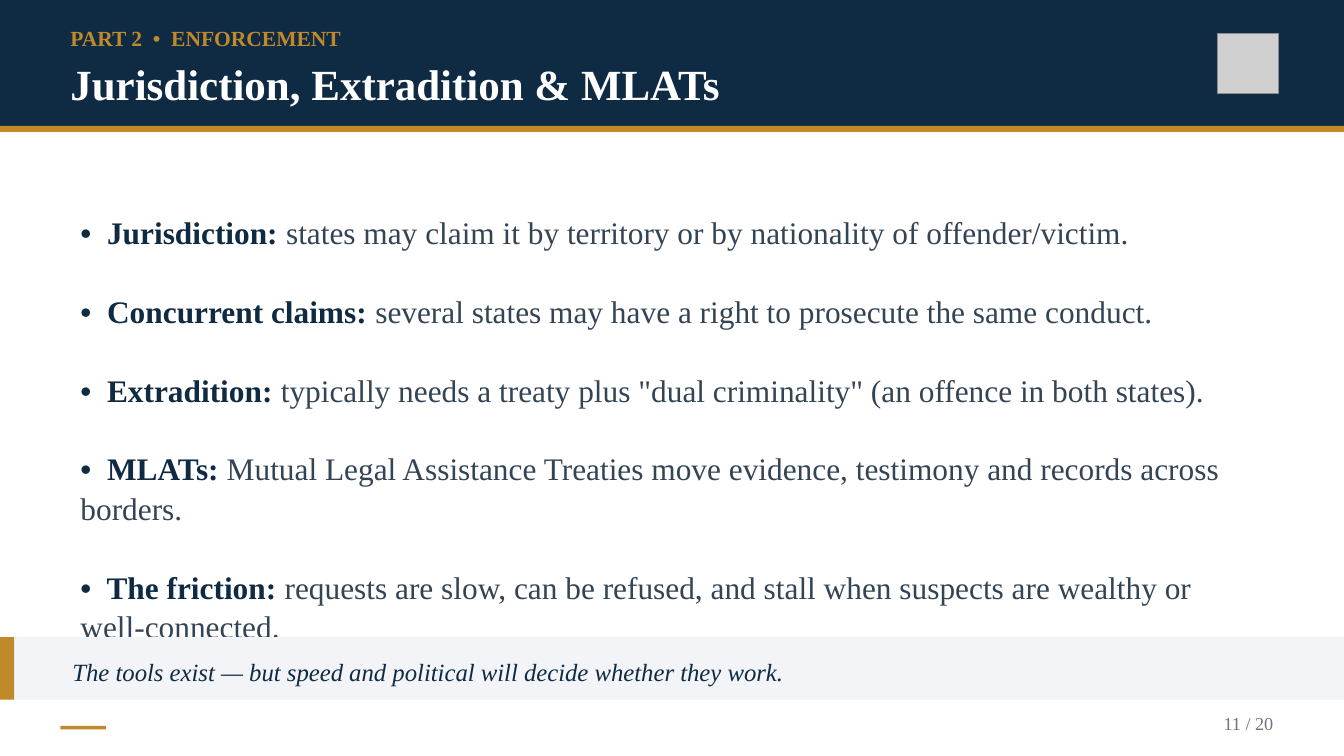
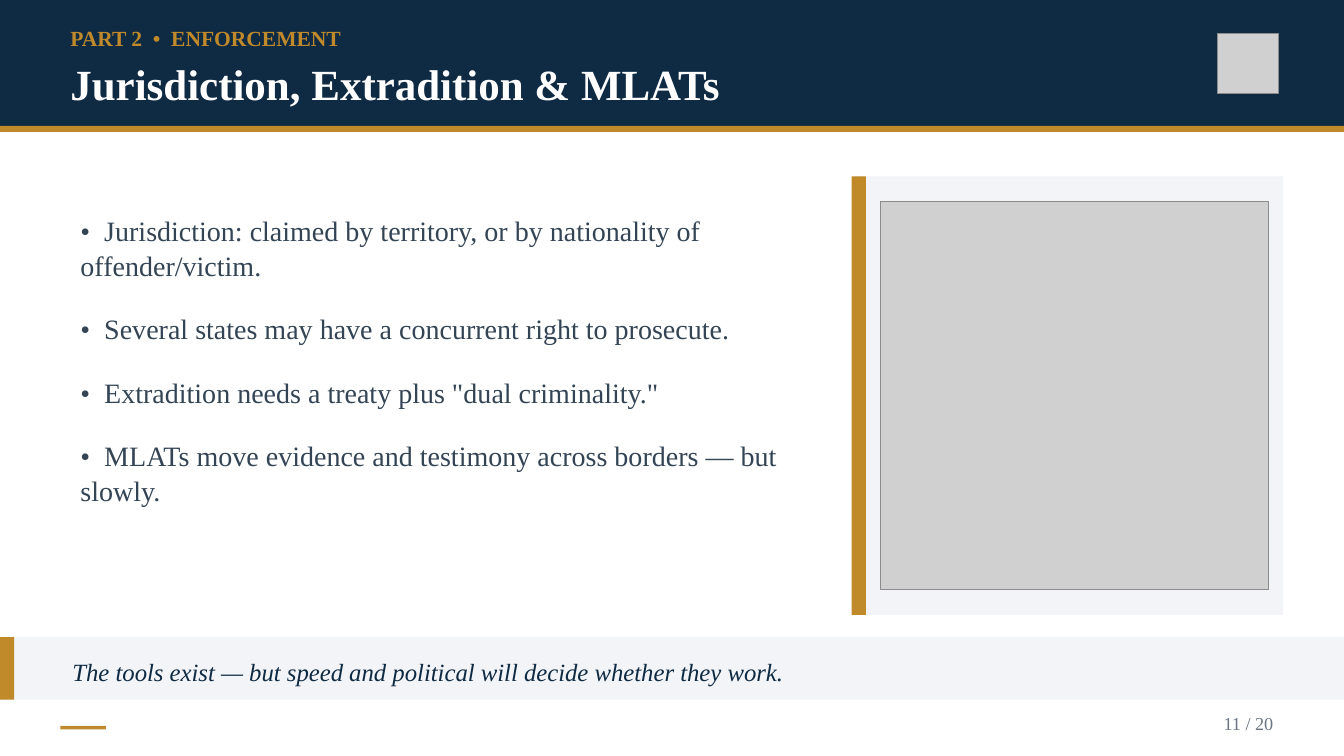
Before and after one commit to Kokidesu/Koki, a slide deck: slide 11 of projects/transnational-justice/Epstein_Transnational_Justice.pptx. Drawn at 1344x756 pixels with LibreOffice and Linux fonts; fonts in the diff are those of the drawing; grey boxes stand for pictures. Boxes give left, top, right and bottom in pixels: in the first picture for what was removed or moved away, otherwise in the second. Text is boxed around its words. In the diff, an @@ line names an element or a change of style, - is before the commit and + after.

```diff
--- a/projects/transnational-justice/Epstein_Transnational_Justice.pptx
+++ b/projects/transnational-justice/Epstein_Transnational_Justice.pptx
@@ rectangle added at [852,176,1284,615], fill #F2F4F7 @@
@@ rectangle added at [852,176,866,615], fill #C08A2B @@
@@ picture added at [880,202,1268,590] @@
@@ text at [80,221,777,507]: text changed; size 22.4 to 20.1 pt @@
-• Jurisdiction: states may claim it by territory or by nationality of offender/victim.
-• Concurrent claims: several states may have a right to prosecute the same conduct.
-• Extradition: typically needs a treaty plus "dual criminality" (an offence in both states).
-• MLATs: Mutual Legal Assistance Treaties move evidence, testimony and records across borders.
-• The friction: requests are slow, can be refused, and stall when suspects are wealthy or well-connected.
+• Jurisdiction: claimed by territory, or by nationality of offender/victim.
+• Several states may have a concurrent right to prosecute.
+• Extradition needs a treaty plus "dual criminality."
+• MLATs move evidence and testimony across borders — but slowly.
```
Also in this commit, not shown: 10 other slides changed, 25 other files.
